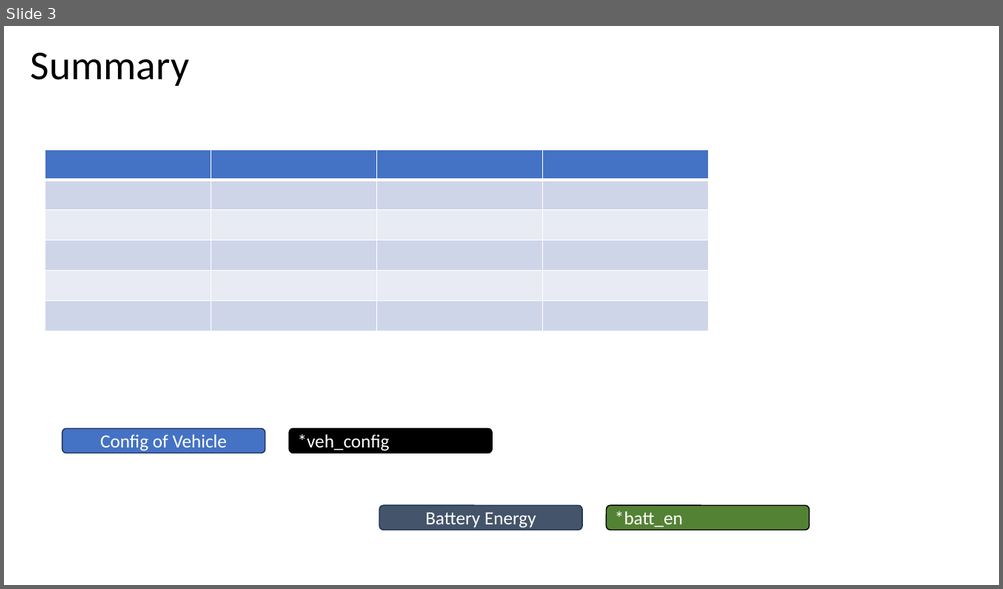
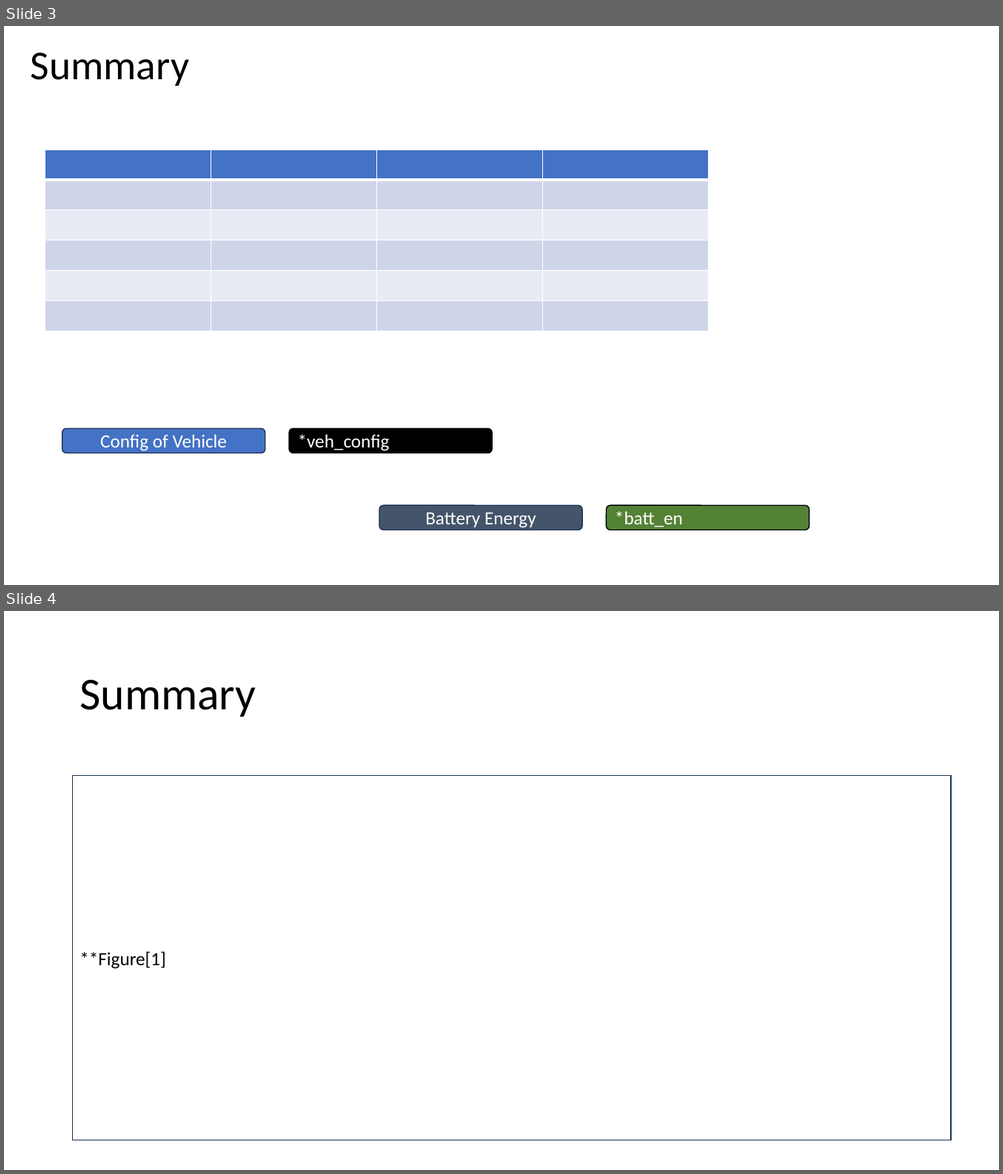
Before and after one commit to hvpn25-Coder/eBus_Tool, a slide deck: eBus_Functions/Post_Processing/Report_Templates/Single_Sim_Report_Templates/eBus_Sim_Battery.pptx. Shown one above the other, each under a label of ours: slide 3 before the commit, slides 3 and 4 after it. The pictures are 1003x589 and 1003x1174 pixels, drawn with LibreOffice and Linux fonts; fonts in the diff are those of the drawing. Boxes give left, top, right and bottom in pixels: in the first picture for what was removed or moved away, otherwise in the second. Text is boxed around its words. In the diff, an @@ line names an element or a change of style, - is before the commit and + after.

```diff
--- a/eBus_Functions/Post_Processing/Report_Templates/Single_Sim_Report_Templates/eBus_Sim_Battery.pptx
+++ b/eBus_Functions/Post_Processing/Report_Templates/Single_Sim_Report_Templates/eBus_Sim_Battery.pptx
@@ slide 4 added at [4, 611, 999, 1170], background #FFFFFF @@
@@ title added at [79, 680, 256, 717], 44 pt, text #000000 @@
+Summary
@@ rectangle added at [73, 775, 950, 1141], fill #FFFFFF, outline #1E3256 1 pt, 18 pt, text #000000 @@
+**Figure[1]
```
Also in this commit, not shown: 3 other slides added, 7 slides removed, 2 other files.
